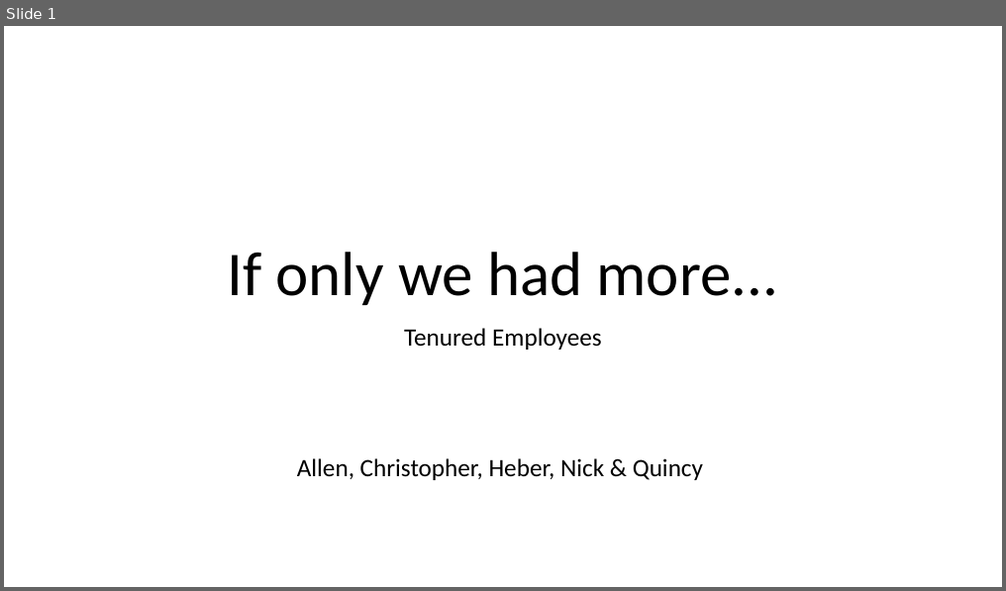
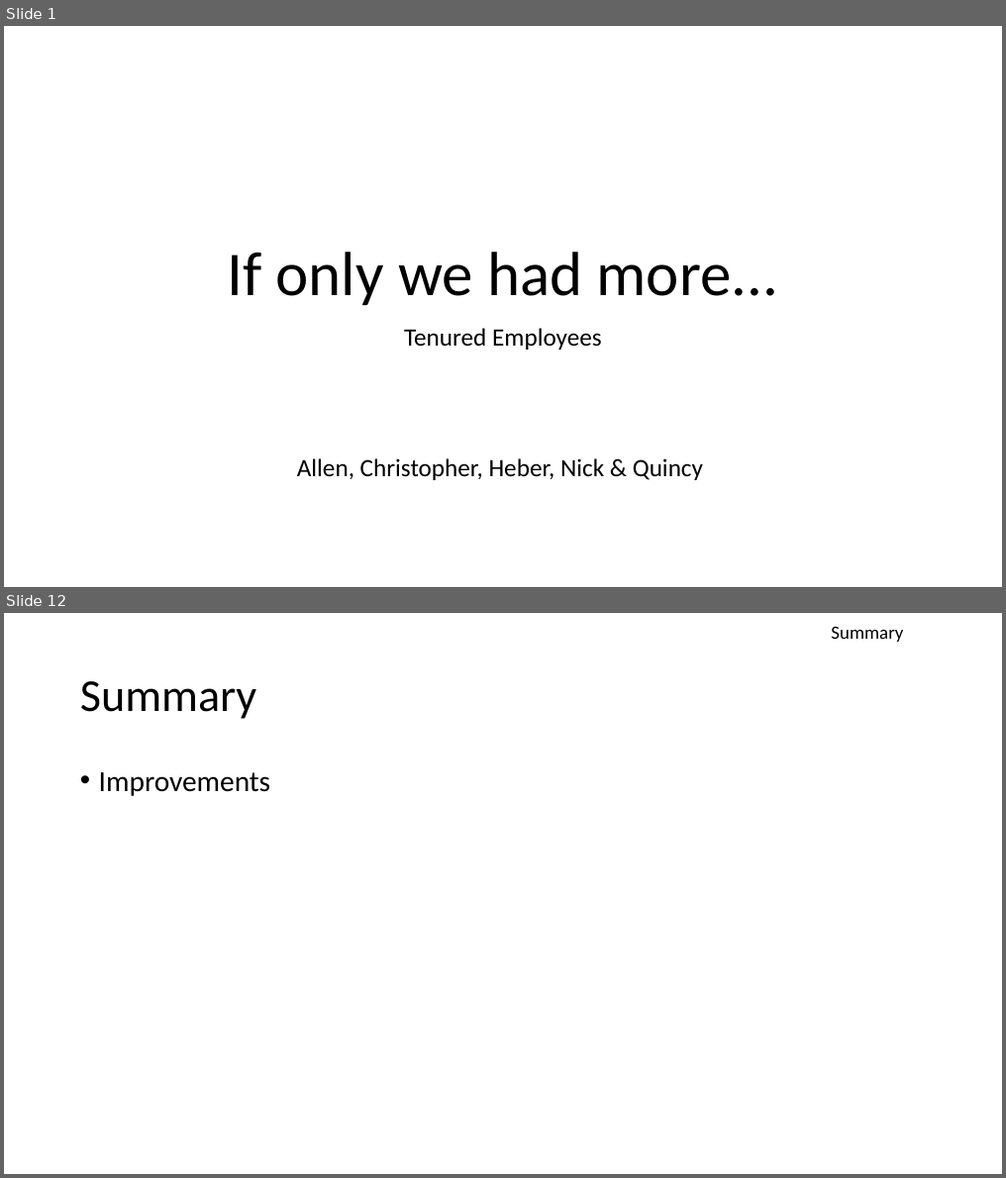
Before and after one commit to hebernielsen/DDS-CaseStudy-2, a slide deck: DDS_Case_Study_2_Presentation.pptx. Shown one above the other, each under a label of ours: slide 1 before the commit, slides 1 and 12 after it; the slides between them are not shown. The pictures are 1006x591 and 1006x1178 pixels, drawn with LibreOffice and Linux fonts; fonts in the diff are those of the drawing. Boxes give left, top, right and bottom in pixels: in the first picture for what was removed or moved away, otherwise in the second. Text is boxed around its words. In the diff, an @@ line names an element or a change of style, - is before the commit and + after.

```diff
--- a/DDS_Case_Study_2_Presentation.pptx
+++ b/DDS_Case_Study_2_Presentation.pptx
@@ slide 12 added at bbox=[4, 613, 1002, 1174], background #FFFFFF @@
@@ text added at bbox=[831, 626, 903, 642], 18 pt, text #000000 @@
+Summary
@@ title added at bbox=[80, 681, 256, 719], 44 pt, text #000000 @@
+Summary
@@ text added at bbox=[99, 772, 270, 796], 28 pt, text #000000 @@
+• Improvements
```
Also in this commit, not shown: 3 slides changed, 7 other slides added, 2 other files.
